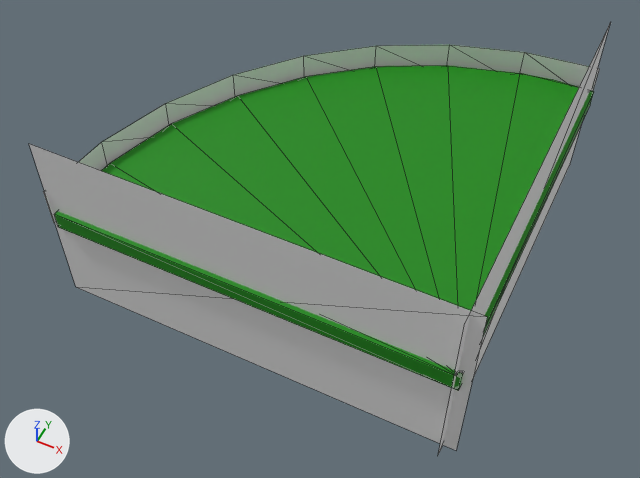
The glTF model theroom/excersizes/minigolf/soft_bend.glb as it was, and as the next commit left it.
Camera for both pictures: a camera (50 mm lens) standing at (2.76, -6.02, 6.23) and looking at (0.06, -0.62, -0.52). Every picture has the same lights, and +X, +Y and +Z are marked at lower left. Mesh edges are drawn as thin lines. Where no turn or scale is listed for an object, it has been applied to the vertices. Vertices at the same position are counted once.

The older version as bpy lines, for what is in view:
```python
me_cube = bpy.data.meshes.new('Cube')
me_cube.from_pydata(...)  # 24 vertices, 44 faces; spans x -2.02..2.02, y -2.02..2.02, z -0.15..0.03
me_cube.materials.append(mat_material_001)  # green #0f8a00
me_cylinder = bpy.data.meshes.new('Cylinder')
me_cylinder.from_pydata(...)  # 18 vertices, 16 faces; spans x -4.1..0.0, y 0.0..4.1, z -0.21..0.21
me_cylinder.materials.append(mat_material)  # white #e7e7e7
me_plane = bpy.data.meshes.new('Plane')
me_plane.from_pydata([(-1.0, -1.0, 0.0), (1.0, 1.0, 0.0), (-1.0, 1.0, 0.0), (1.0, -1.0, 0.0)], [], [(0, 1, 2), (0, 3, 1)])
ob_cube = bpy.data.objects.new('Cube', me_cube)
ob_cube.location = (0.0, 0.0, 0.158)
ob_cylinder = bpy.data.objects.new('Cylinder', me_cylinder)
ob_cylinder.location = (2.003, -2.0, 0.22)
ob_obj_snap = bpy.data.objects.new('obj_snap', me_plane)
ob_obj_snap.location = (0.0, -1.973, 0.0)
ob_obj_snap.rotation_euler = (1.571, 0.0, 0.0)  # degrees (90, 0, 0)
ob_obj_snap.scale = (2.11, 1.0, 1.0)
# also in view: 'obj_snap.003' at (1.98, 0.01, 0.0)
```
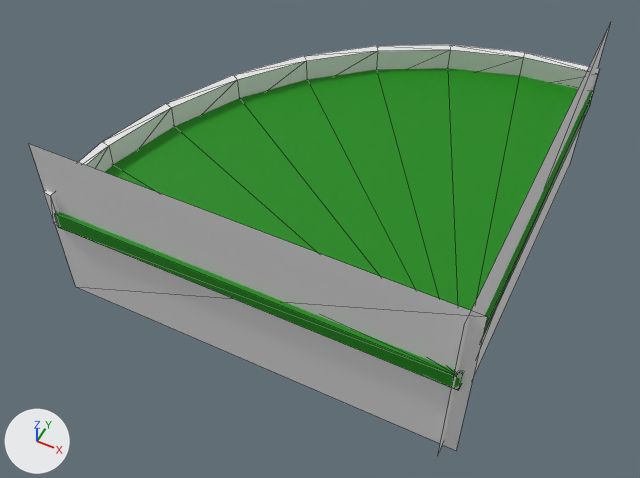
Where the change shows, as pixel boxes [x1, y1, x2, y2] in the pictures (640 x 478 px):
```json
{"object": "Cylinder", "change": "reshaped", "before": [43, 45, 599, 223], "after": [43, 45, 599, 225]}
{"part": 1, "of": "me_cylinder", "change": "added", "after": [43, 45, 599, 225]}
```

The change, as JSON lines over the scene's bpy script:
```json
{"block": "me_cylinder", "where": "# used by ob_cylinder; location = (2.003, -2.0, 0.22)"}
{"op": "remove", "block": "me_cylinder", "code": "me_cylinder.from_pydata(...)  # 18 vertices, 16 faces; spans x -4.1..0.0, y 0.0..4.1, z -0.21..0.21"}
{"op": "add", "block": "me_cylinder", "code": "me_cylinder.from_pydata(...)  # 36 vertices, 68 faces; spans x -4.1..0.01, y -0.01..4.1, z -0.21..0.21"}
{"block": "me_cylinder", "change": "me_cylinder part 1"}
{"block": "me_cylinder", "change": "9 vertices are added at x -4.0..0.01, y -0.01..4.0, z -0.21"}
{"block": "me_cylinder", "change": "9 new vertices lie (0.0, 0.0, 0.42) away from vertices in x -4.0..0.01, y -0.01..4.0, z -0.21"}
{"block": "me_cylinder", "change": "52 new faces join them"}
```
